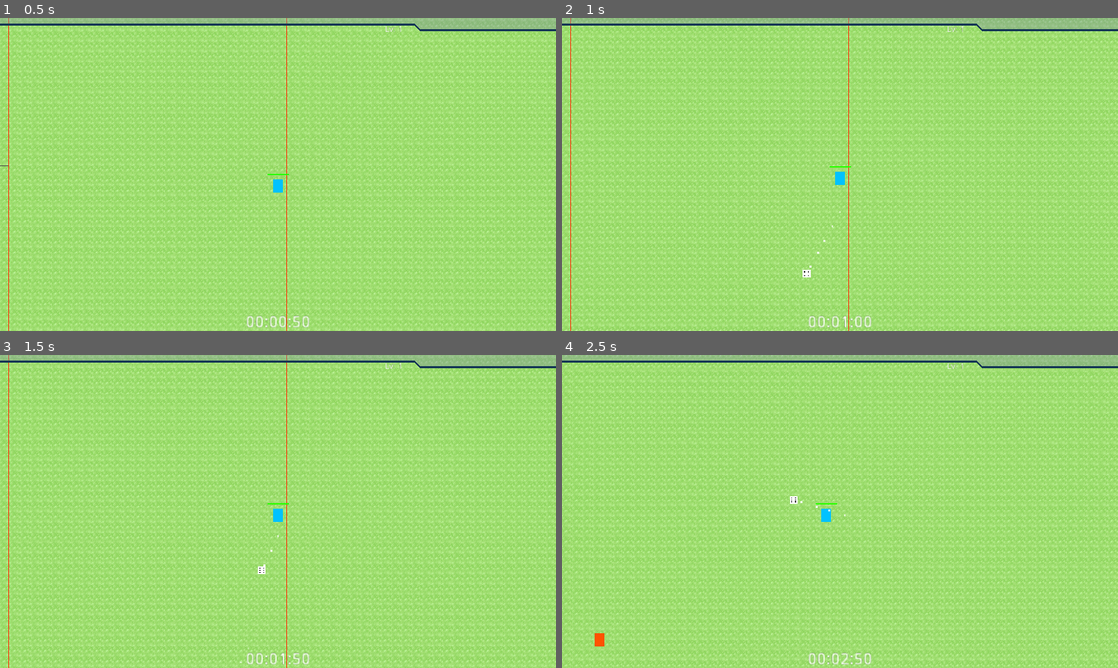
Above: before the commit, frames 1-4 (two rows, left to right).
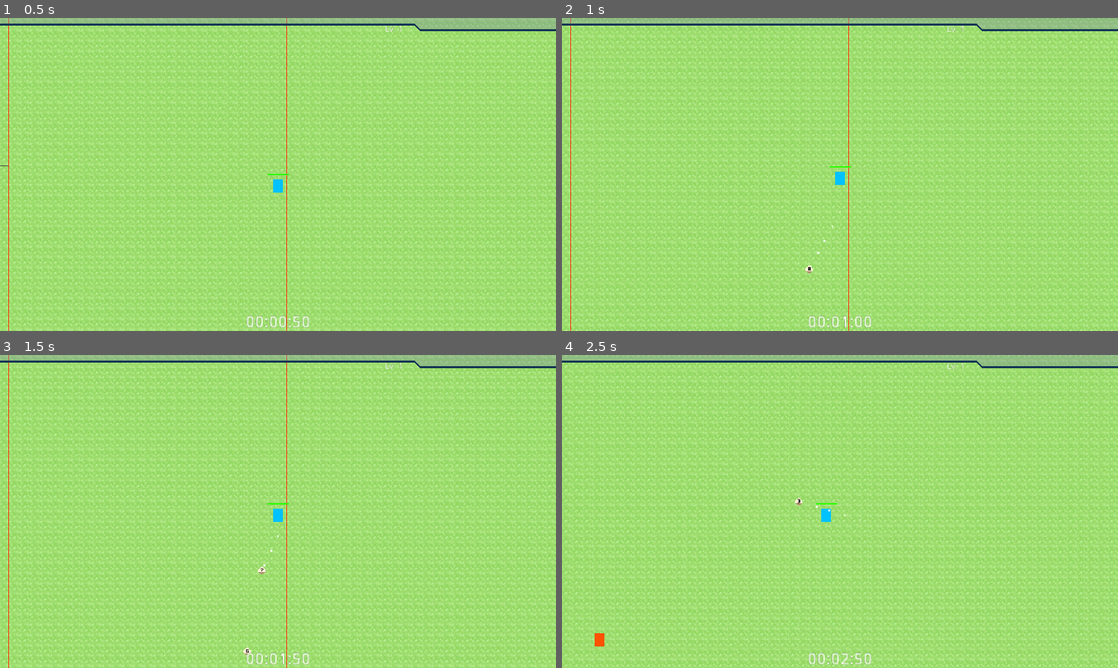
Above: after the commit, the same moments.

Repository: Xalph555/Fate-Overturned
Game: Godot game, scene res://Levels/MainMap/MainMap.tscn
The game is run twice, just before and just after one commit, with the same random seed, the same clock (stepped at 60 frames per second) and the same inputs.
Inputs (mouse positions are in pixels of both pictures, inside the frame that each line leads up to):
- Up to frame 1 (0.5 s): no input
- Up to frame 2 (1 s): move the mouse to (812, 237) at 0.52 s; press the mouse at (812, 237) at 0.53 s; hold W (move_up) from 0.53 s (still down)
- Up to frame 3 (1.5 s): keep holding W (move_up); move the mouse to (444, 558) at 1.27 s; release the mouse at (444, 558) at 1.28 s; click (444, 558) at 1.35 s
- Up to frame 4 (2.5 s): move the mouse to (673, 464) at 2.02 s; release W (move_up) at 2.03 s; press the mouse at (673, 464) at 2.03 s; hold A (move_left) from 2.03 s (still down)

Frame 1 is identical in both runs. In frame 2, less than 0.1% of the frame differs, in the area x 43-46%, y 78-83%; in frame 3, less than 0.1%, in the area x 43-48%, y 67-99%; in frame 4, less than 0.1%.

Commit message:
Added D8 Dice

Diff:
--- a/Common/Dice/DiceData.json
+++ b/Common/Dice/DiceData.json
@@ -7,5 +7,15 @@
     "D8" : {"frames" : {"1": 0, "2": 1, "3": 2, "4": 3, "5": 4, "6": 5, "7": 6, "8": 7},
             "weights" : {"1": 1, "2": 1, "3": 1, "4": 1, "5": 1, "6": 1, "7": 1, "8": 1},
             "damage" : {"1": 1, "2": 2, "3": 3, "4": 4, "5": 5, "6": 6, "7": 7, "8": 8},
-            "knockback" : {"1": 100, "2": 200, "3": 300, "4": 400, "5": 500, "6": 600, "7": 700, "8": 800}}
+            "knockback" : {"1": 100, "2": 200, "3": 300, "4": 400, "5": 500, "6": 600, "7": 700, "8": 800}},
+
+    "Explosive" : {"frames" : {"1": 0, "2": 1, "3": 2},
+                   "weights" : {"1": 1.1, "2": 1.5, "3": 1},
+                   "damage" : {"1": 2, "2": 2, "3": 2},
+                   "knockback" : {"1": 200, "2": 200, "3": 300}},
+
+    "Speed" : {"frames" : {"1": 0, "2": 1, "3": 2},
+               "weights" : {"1": 1.2, "2": 1.1, "3": 1},
+               "damage" : {"1": 1, "2": 2, "3": 3},
+               "knockback" : {"1": 100, "2": 200, "3": 300}}
 }
--- /dev/null
+++ b/Common/Dice/Projectiles/D8/D8.gd
@@ -0,0 +1,16 @@
+# D8 Projectile
+# ---------------------------------
+extends DiceProjectile
+
+
+# Functions
+# ----------------------------------------
+func _on_HitBox_area_entered(area:Area2D) -> void:
+	var hit_area = area as HurtBox
+
+	if hit_area:
+		var hit_object = hit_area.parent
+
+		var knockback_dir = (hit_object.global_position - parent.global_position).normalized()
+
+		hit_object.deal_damage(get_current_damage(), get_current_knockback(), knockback_dir, parent)
--- /dev/null
+++ b/Common/Dice/Projectiles/D8/D8.tscn
@@ -0,0 +1,25 @@
+[gd_scene load_steps=5 format=2]
+
+[ext_resource path="res://Common/Dice/Projectiles/DiceProjectile.tscn" type="PackedScene" id=1]
+[ext_resource path="res://Common/Dice/Projectiles/D8/D8Sprites.png" type="Texture" id=2]
+[ext_resource path="res://Common/Dice/Projectiles/D8/D8.gd" type="Script" id=3]
+
+[sub_resource type="CircleShape2D" id=1]
+radius = 9.33333
+
+[node name="D8" instance=ExtResource( 1 )]
+texture = ExtResource( 2 )
+hframes = 8
+script = ExtResource( 3 )
+dice_name = "D8"
+roll_time = 0.4
+destory_timer = 0.6
+
+[node name="HitBox" parent="." index="2"]
+collision_mask = 131072
+col_shape = NodePath("CollisionShape2D")
+
+[node name="CollisionShape2D" type="CollisionShape2D" parent="HitBox" index="0"]
+shape = SubResource( 1 )
+
+[connection signal="area_entered" from="HitBox" to="." method="_on_HitBox_area_entered"]
--- a/Common/Enemies/Basic/BasicEnemy.gd
+++ b/Common/Enemies/Basic/BasicEnemy.gd
@@ -40,6 +40,8 @@
 	player_ref = player
 
 	self.global_position = location
+
+	max_health *= spawn_mod
 
 	base_exp *= spawn_mod
 
@@ -90,7 +92,7 @@
 
 
 func _on_HitBox_area_entered(area:Area2D) -> void:
-	print("Basic enemy detecting possible hit")
+	# print("Basic enemy detecting possible hit")
 
 	var hit_area = area as HurtBox
 
--- a/Common/Player/Player.tscn
+++ b/Common/Player/Player.tscn
@@ -3,7 +3,7 @@
 [ext_resource path="res://Common/Player/TempPlayerSprite.png" type="Texture" id=1]
 [ext_resource path="res://Common/Player/Player.gd" type="Script" id=2]
 [ext_resource path="res://Common/HitHurtBox/Hurtbox/HurtBox.tscn" type="PackedScene" id=3]
-[ext_resource path="res://Common/Dice/Projectiles/D6/D6.tscn" type="PackedScene" id=4]
+[ext_resource path="res://Common/Dice/Projectiles/D8/D8.tscn" type="PackedScene" id=4]
 [ext_resource path="res://Common/Player/PlayerStats.tres" type="Resource" id=5]
 
 [sub_resource type="CapsuleShape2D" id=1]
--- a/project.godot
+++ b/project.godot
@@ -59,6 +59,11 @@
 "language": "GDScript",
 "path": "res://Common/Player/Player.gd"
 }, {
+"base": "Control",
+"class": "PlayerHPBarUI",
+"language": "GDScript",
+"path": "res://Common/UI/PlayerUI/HpBar/PlayerHPBar.gd"
+}, {
 "base": "Resource",
 "class": "PlayerStats",
 "language": "GDScript",
@@ -80,6 +85,7 @@
 "HurtBox": "",
 "LevelManager": "",
 "Player": "",
+"PlayerHPBarUI": "",
 "PlayerStats": "",
 "TimeCounterUI": ""
 }
Binary file added: Common/Dice/Projectiles/D8/D8Sprites.png
Not shown, added: Common/Dice/Projectiles/D8/D8Sprites.png.import
Binary file added: Common/Dice/Projectiles/Explosive/ExplosiveSprite.png
Not shown, added: Common/Dice/Projectiles/Explosive/ExplosiveSprite.png.import
Binary file added: Common/Dice/Projectiles/Speed/SpeedSprite.png
Not shown, added: Common/Dice/Projectiles/Speed/SpeedSprite.png.import
